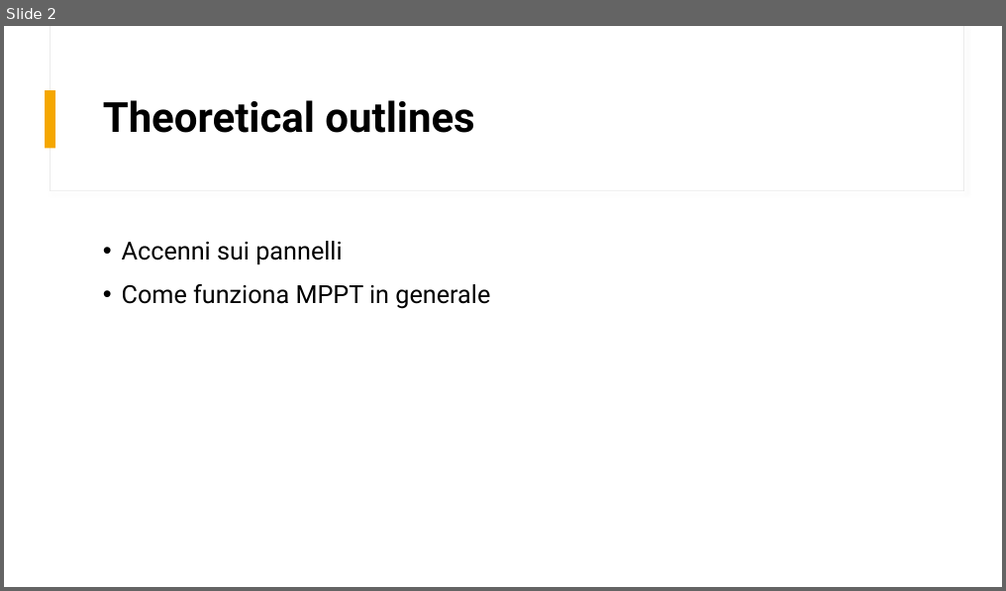
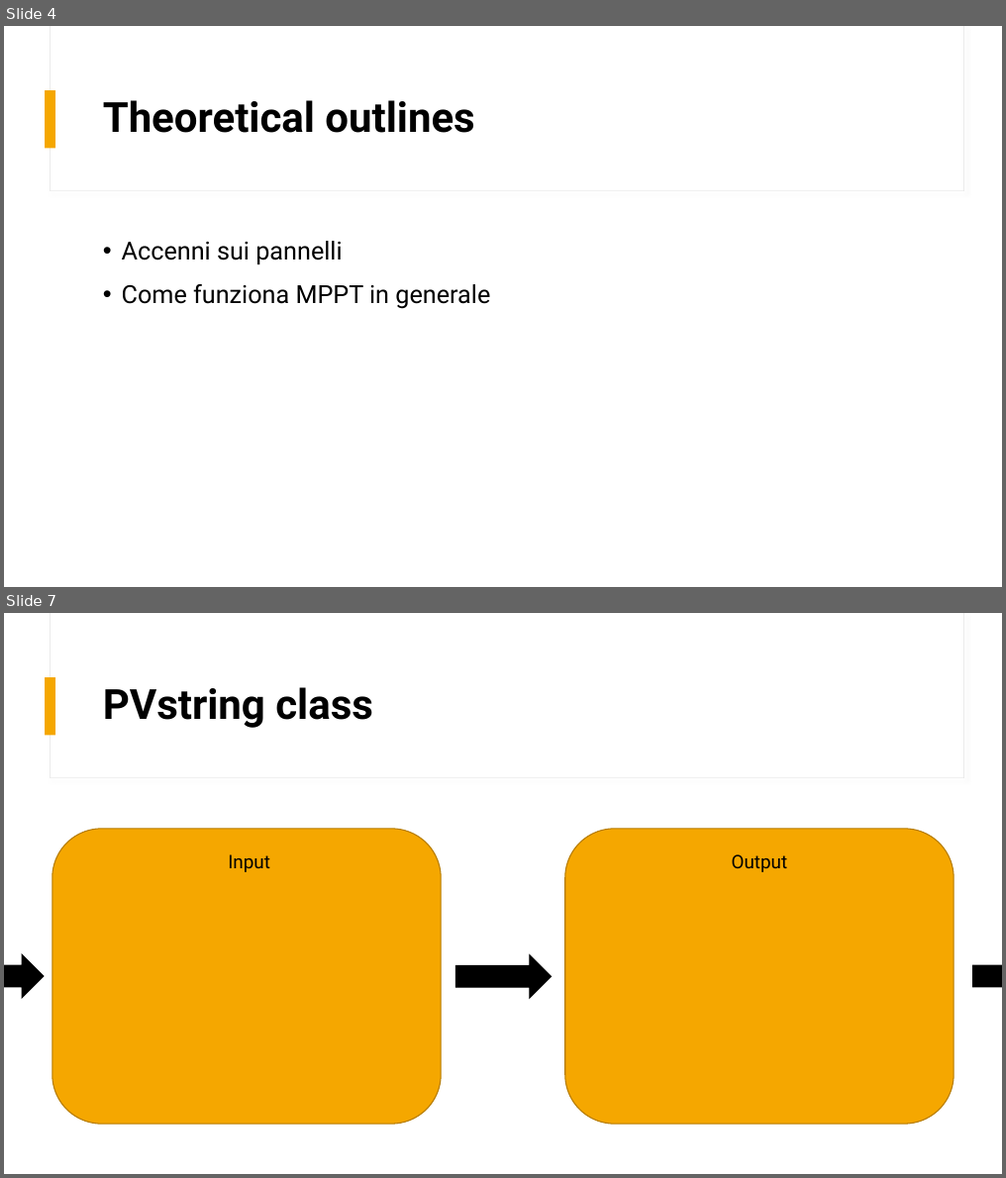
Before and after one commit to mdg217/RenewableEnergyProject, a slide deck: ProgettoRESM.pptx. Shown one above the other, each under a label of ours: slide 2 before the commit, slides 4 and 7 after it; the slides between them are not shown. The pictures are 1006x591 and 1006x1178 pixels, drawn with LibreOffice and Linux fonts; fonts in the diff are those of the drawing. Boxes give left, top, right and bottom in pixels: in the first picture for what was removed or moved away, otherwise in the second. Text is boxed around its words. In the diff, an @@ line names an element or a change of style, - is before the commit and + after.

```diff
--- a/ProgettoRESM.pptx
+++ b/ProgettoRESM.pptx
@@ slide 7 added at [4, 613, 1002, 1174], background #FFFFFF; not listed: 3 template elements that a slide beside it also shows @@
@@ title added at [103, 687, 373, 728], 40 pt, text #000000, bold @@
+PVstring class
@@ rounded rectangle added at [53, 829, 442, 1124], fill #F5A700, outline #B57C00 1 pt @@
@@ rounded rectangle added at [565, 829, 954, 1124], fill #F5A700, outline #B57C00 1 pt @@
@@ text added at [228, 855, 270, 872], 18 pt, text #000000 @@
+Input
@@ text added at [732, 855, 788, 872], 18 pt, text #000000 @@
+Output
@@ right arrow added at [4, 956, 43, 998], fill #000000, outline #000000 1 pt @@
@@ right arrow added at [456, 956, 551, 998], fill #000000, outline #000000 1 pt @@
@@ right arrow added at [973, 956, 1002, 998], fill #000000, outline #000000 1 pt @@
@@ what was slide 2 is now slide 4 @@
```
Also in this commit, not shown: 16 other slides added, 2 slides removed, 9 other files.
